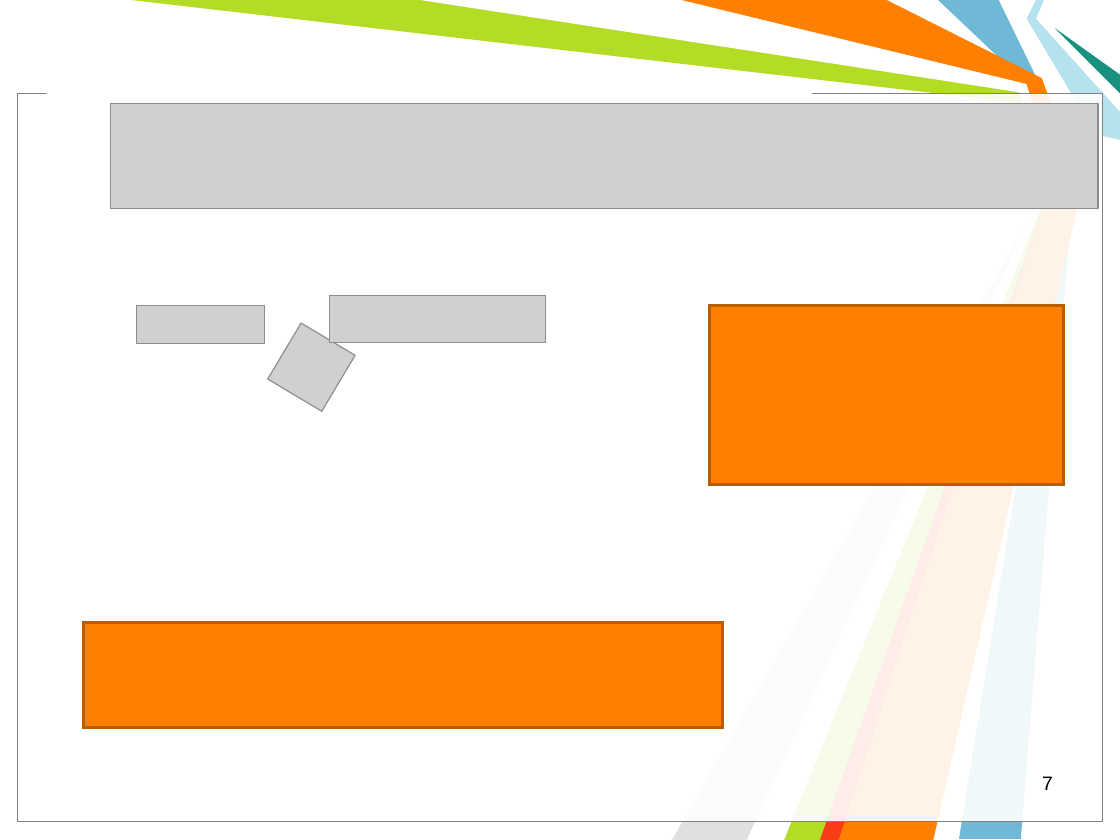
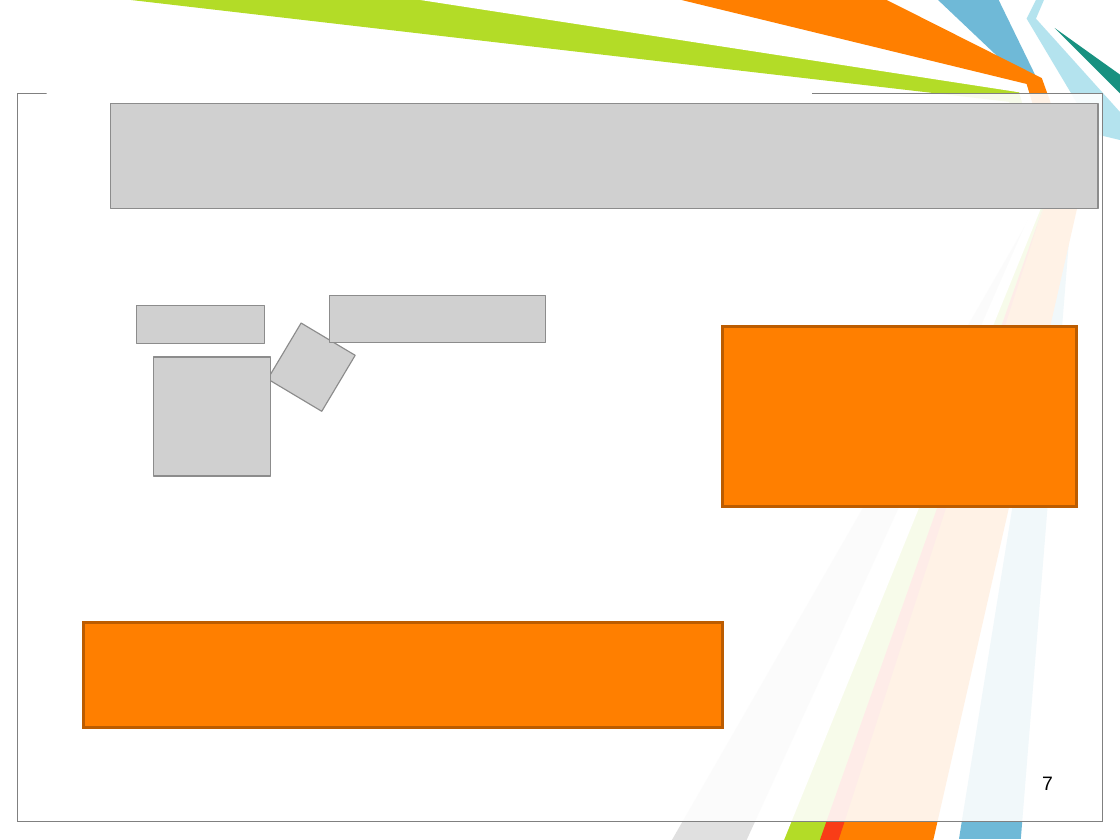
Before and after one commit to l432/NMK, a slide deck: slide 7 of Lecture/Chem/Lessons6/Less00_6sN.ppt. Drawn at 1120x840 pixels with LibreOffice and Linux fonts; fonts in the diff are those of the drawing; grey boxes stand for pictures; background and template pictures are left out. Boxes give left, top, right and bottom in pixels: in the first picture for what was removed or moved away, otherwise in the second. Text is boxed around its words. In the diff, an @@ line names an element or a change of style, - is before the commit and + after.

```diff
--- a/Lecture/Chem/Lessons6/Less00_6sN.ppt
+++ b/Lecture/Chem/Lessons6/Less00_6sN.ppt
@@ rectangle: place and size @@
-rectangle at <box>710,306,1064,485</box>
+rectangle at <box>722,327,1076,506</box>
@@ picture added at <box>153,357,270,476</box> @@
```
Also in this commit, not shown: 2 other slides changed.
